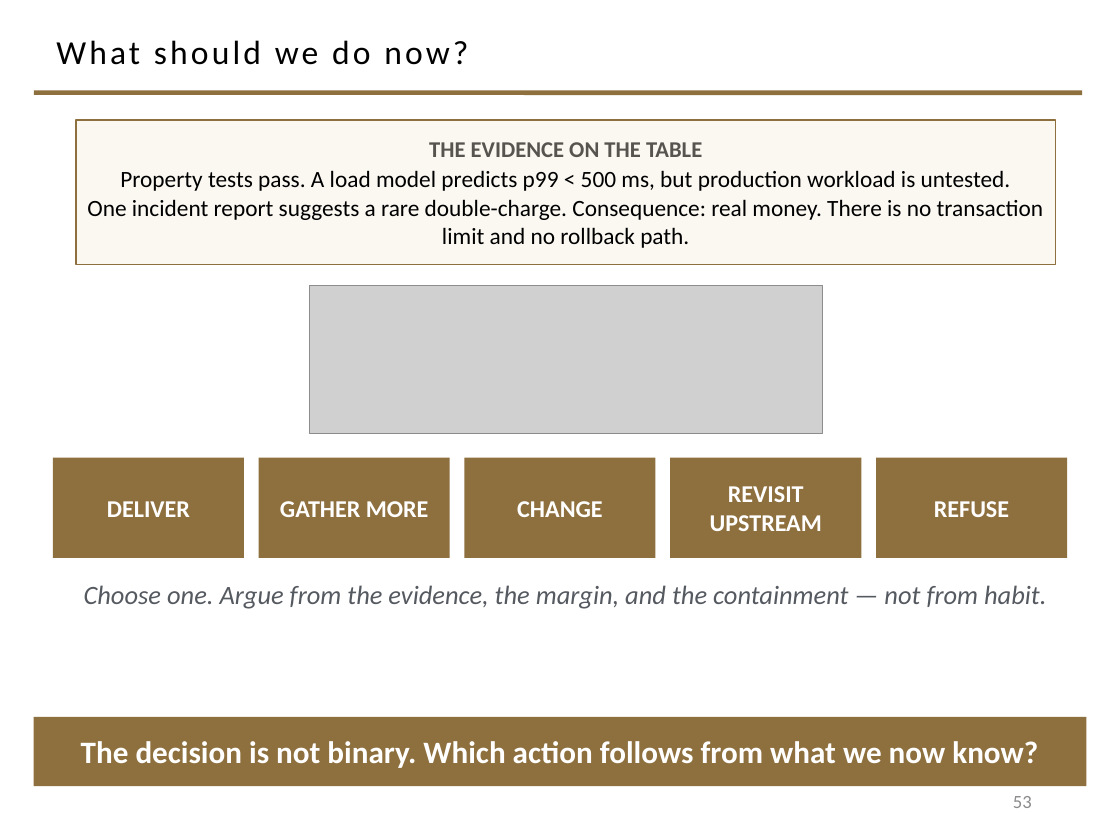
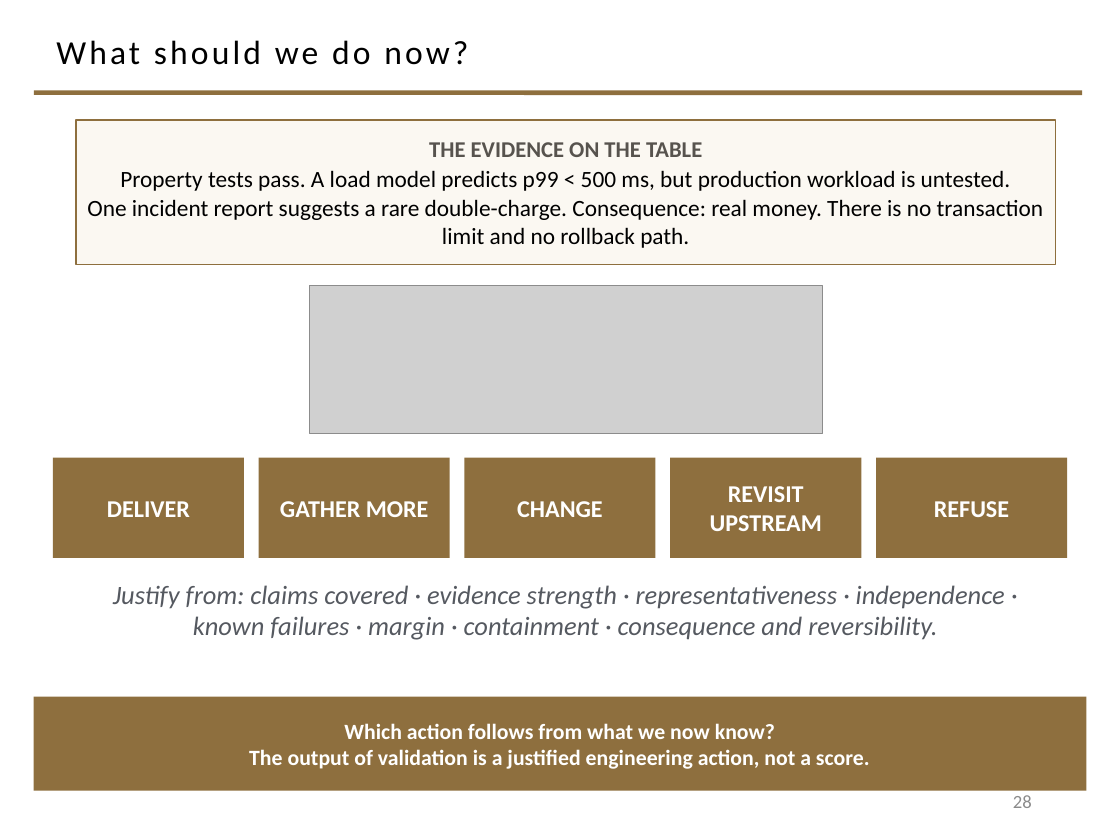
Before and after one commit to davisjam/model-based-agentic-software-engineering, a slide deck: slide 28 of course/lectures/act-1-foundations/08-validation/1-8-Validation.pptx (slide 53 before the commit). Drawn at 1120x840 pixels with LibreOffice and Linux fonts; fonts in the diff are those of the drawing; grey boxes stand for pictures; background and template pictures are left out. Boxes give left, top, right and bottom in pixels: in the first picture for what was removed or moved away, otherwise in the second. Text is boxed around its words. In the diff, an @@ line names an element or a change of style, - is before the commit and + after.

```diff
--- a/course/lectures/act-1-foundations/08-validation/1-8-Validation.pptx
+++ b/course/lectures/act-1-foundations/08-validation/1-8-Validation.pptx
@@ text at [113, 585, 1005, 640]: text changed @@
-Choose one. Argue from the evidence, the margin, and the containment — not from habit.
+Justify from: claims covered · evidence strength · representativeness · independence · known failures · margin · containment · consequence and reversibility.
@@ rectangle "Which action follows from what ...": place and size @@
-rectangle "Which action follows from what ..." at [34, 717, 1086, 786]
+rectangle "Which action follows from what ..." at [34, 697, 1086, 791]
@@ text in rectangle at [249, 723, 870, 769]: text changed; size 20 to 14 pt @@
-The decision is not binary. Which action follows from what we now know?
+Which action follows from what we now know?
+The output of validation is a justified engineering action, not a score.
@@ page number at [1013, 795, 1032, 808]: text changed @@
-53
+28
```
Also in this commit, not shown: 21 other slides changed, 4 slides added, 30 slides removed.
